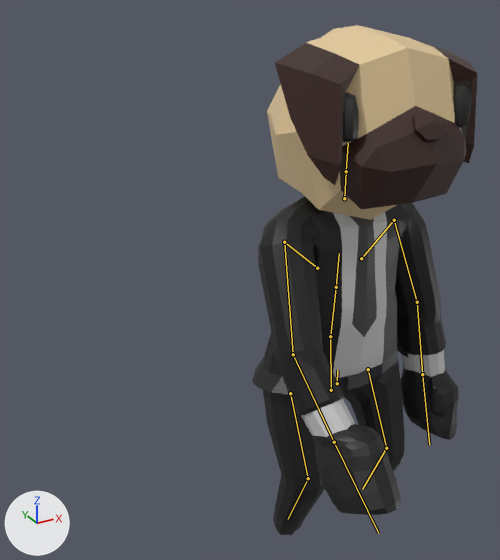
What one commit did to the glTF model assets/models/Pug.gltf.
Both versions are drawn from a 50 mm camera at (-1.94, -2.58, 2.92) aimed at (-0.54, -0.04, 1.66). The lights are fixed; the arrows at lower left show +X, +Y and +Z. The first picture is the older version. Both versions are drawn at frame 0 of the action 'SitDown'; the numbers are the values there. The bones that change, and the others that lie on the model, are drawn over the model as lines.

The first picture shows 'Body'.
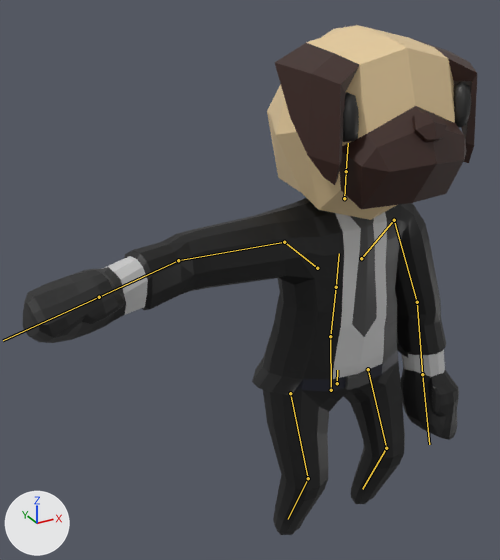
Location of each change, (x1, y1, x2, y2) in pixels of the pictures (500 x 560 px):
'Body', posed (101% wider)
    before: (252, 25, 477, 535)
    after: (23, 25, 477, 535)
bone 'UpperArm.R', root to tip
    before: (284, 242) to (293, 354)
    after: (284, 242) to (178, 260)

The edits, one by one:
Bone 'UpperArm.R' (bone_upperarm_r) turns from (-58, 5, 60) to (0, 0, 0) degrees about its own x, y and z.
